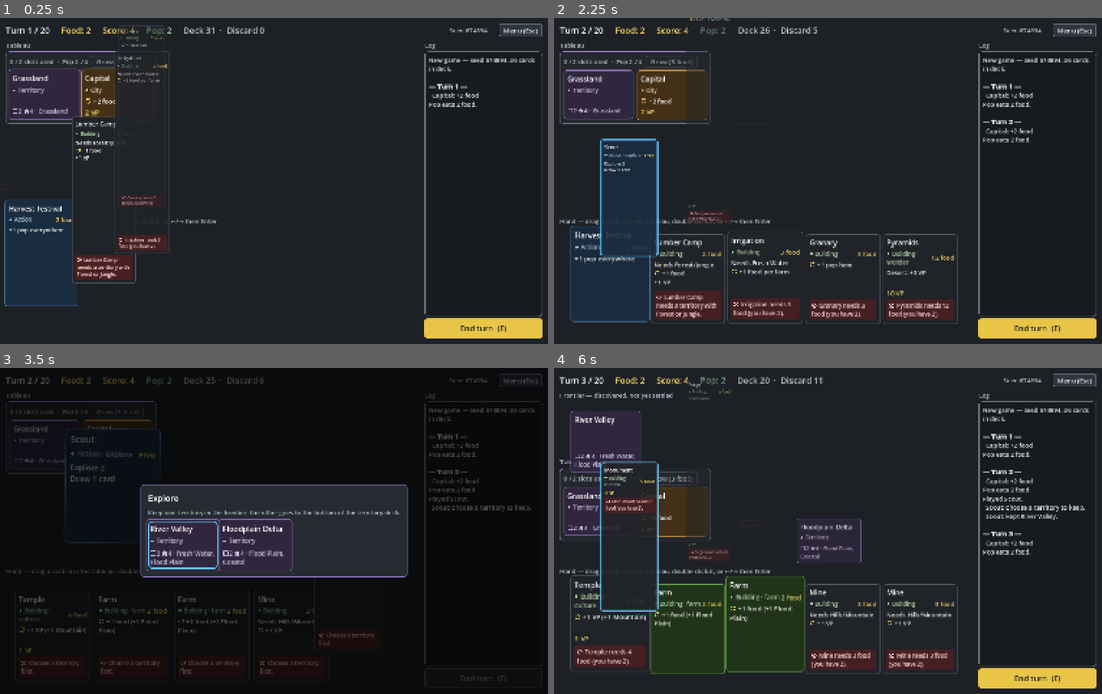
Above: before the commit, frames 1-4 (two rows, left to right).
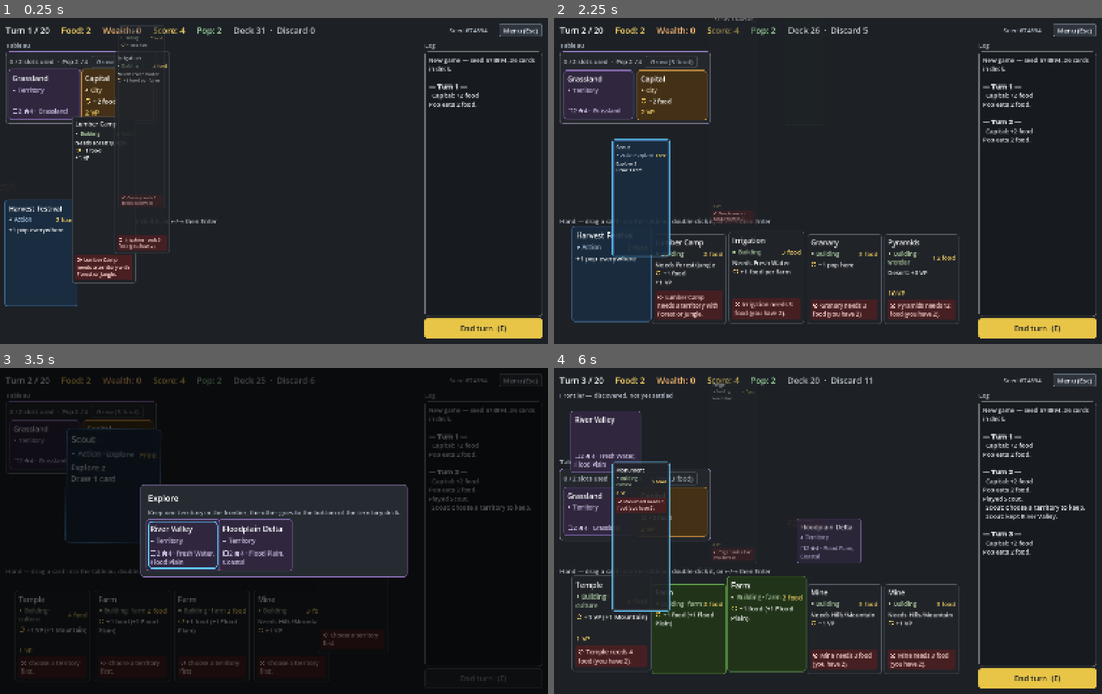
Above: after the commit, the same moments.

Repository: r888888888/4x-card-game
Game: Godot game, scene res://ui/main.tscn
Two runs of this game, one before a commit and one after it. Both use one fixed random seed, a clock stepped at 60 frames per second and the inputs below.
Inputs (mouse positions are in pixels of both pictures, inside the frame that each line leads up to):
- Up to frame 1 (0.25 s): no input
- Up to frame 2 (2.25 s): tap Enter (ui_accept) at 0.5 s; drag from (597, 96) to (882, 109) at 0.52 s; drag from (674, 96) to (800, 246) at 1.27 s; move the mouse to (603, 285) at 2.02 s; hold Right (ui_right) from 2.03 s (still down); tap E at 2.1 s; click (603, 285) at 2.17 s
- Up to frame 3 (3.5 s): release Right (ui_right) at 2.75 s; drag from (49, 635) to (109, 482) at 2.77 s
- Up to frame 4 (6 s): drag from (608, 635) to (855, 531) at 3.52 s; drag from (685, 635) to (745, 449) at 4.27 s; click "Menu (Esc)" at 5 s; tap Enter (ui_accept) at 5.75 s; move the mouse to (762, 635) at 5.77 s; hold Left (ui_left) from 5.78 s (still down); tap E at 5.85 s; click (762, 635) at 5.92 s

The runs differ from the first frame. In frame 1, 0.5% of the frame differs, in the area x 18-58%, y 2-6%; in frame 2, 5.1%; in frame 3, 0.6%; in frame 4, 5.3%, in the area x 2-74%, y 2-94%.

Commit message:
021: wealth in config, Wealth stat and resource tokens in the UI; docs and backlog
Co-Authored-By: Claude Opus 5.5 <noreply@anthropic.com>

Diff:
--- a/data/config.json
+++ b/data/config.json
@@ -1,5 +1,5 @@
 {
-  "resources": ["food"],
+  "resources": ["food", "wealth"],
   "keywords": [
     "fresh_water", "flood_plain", "mountain", "jungle", "coastal", "forest",
     "hills", "desert", "grassland", "iron", "gold"
--- a/ui/main.gd
+++ b/ui/main.gd
@@ -16,6 +16,7 @@
 
 var _turn_label: Label
 var _food_label: Label
+var _wealth_label: Label
 var _score_label: Label
 var _pop_label: Label
 var _piles_label: Label
@@ -506,6 +507,7 @@
 	_set_stat(_turn_label, "Turn %d / %d" % [e.turn, e.turn_limit()])
 	_seed_label.text = "Seed %d" % e.seed_value
 	_set_stat(_food_label, "Food: %d" % e.resources.get("food", 0))
+	_set_stat(_wealth_label, "Wealth: %d" % e.resources.get("wealth", 0))
 	_set_stat(_score_label, "Score: %d" % e.score())
 	_pop_label.visible = e.population_on()
 	_set_stat(_pop_label, "Pop: %d" % e.total_pop())
@@ -720,7 +722,12 @@
 
 
 func _resource_label(resource: String) -> Label:
-	return _food_label if resource == "food" else null
+	match resource:
+		"food":
+			return _food_label
+		"wealth":
+			return _wealth_label
+	return null
 
 
 func _fly_token(text: String, from: Vector2, to: Vector2, color: Color, pulse_on_arrival: Control, delay: float) -> void:
@@ -879,6 +886,7 @@
 	root.add_child(bar)
 	_turn_label = _stat(bar)
 	_food_label = _stat(bar, Color("ffd966"))
+	_wealth_label = _stat(bar, Color("f2b46d"))
 	_score_label = _stat(bar, Color("ffd966"))
 	_pop_label = _stat(bar, Color("9fd89f"))
 	_piles_label = _stat(bar, Color("c3cad3"))
Not shown, changed: PLAN.md
Not shown, changed: docs/backlog/021-wealth-resource.md
Not shown, changed: docs/testing.md
